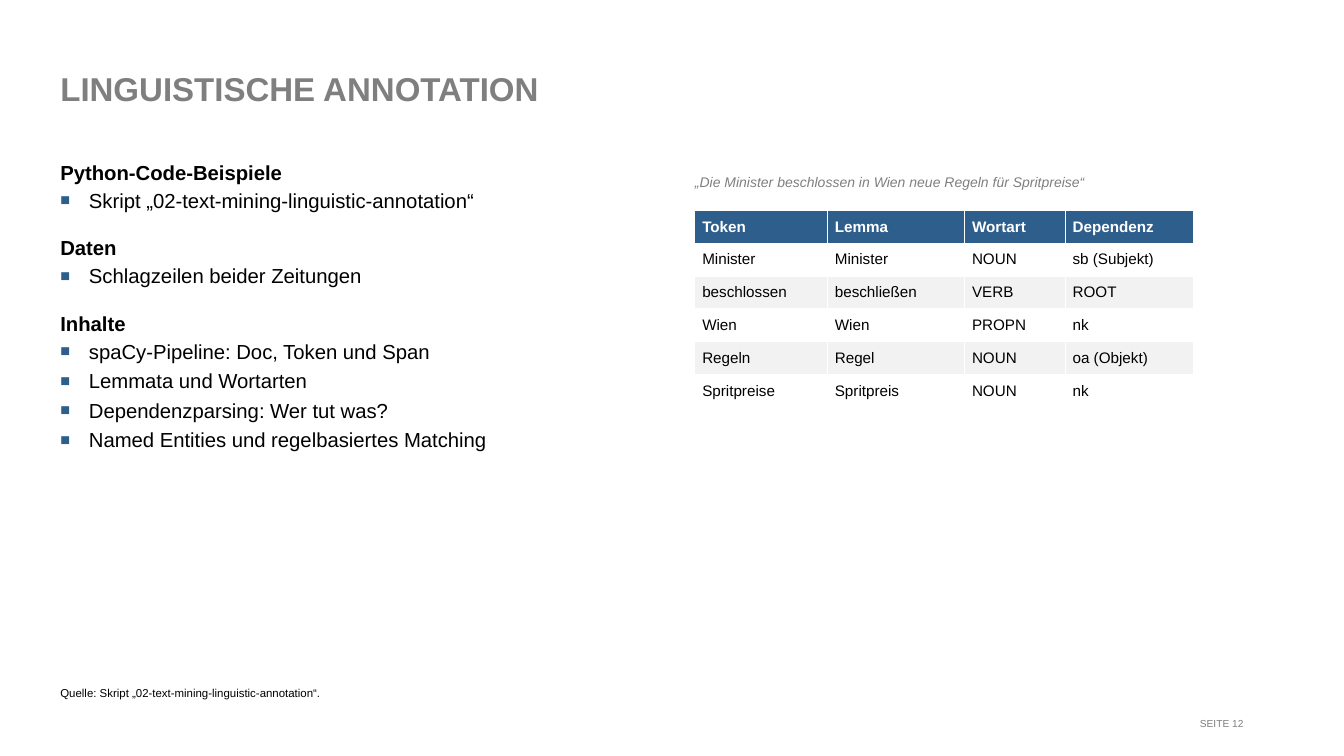
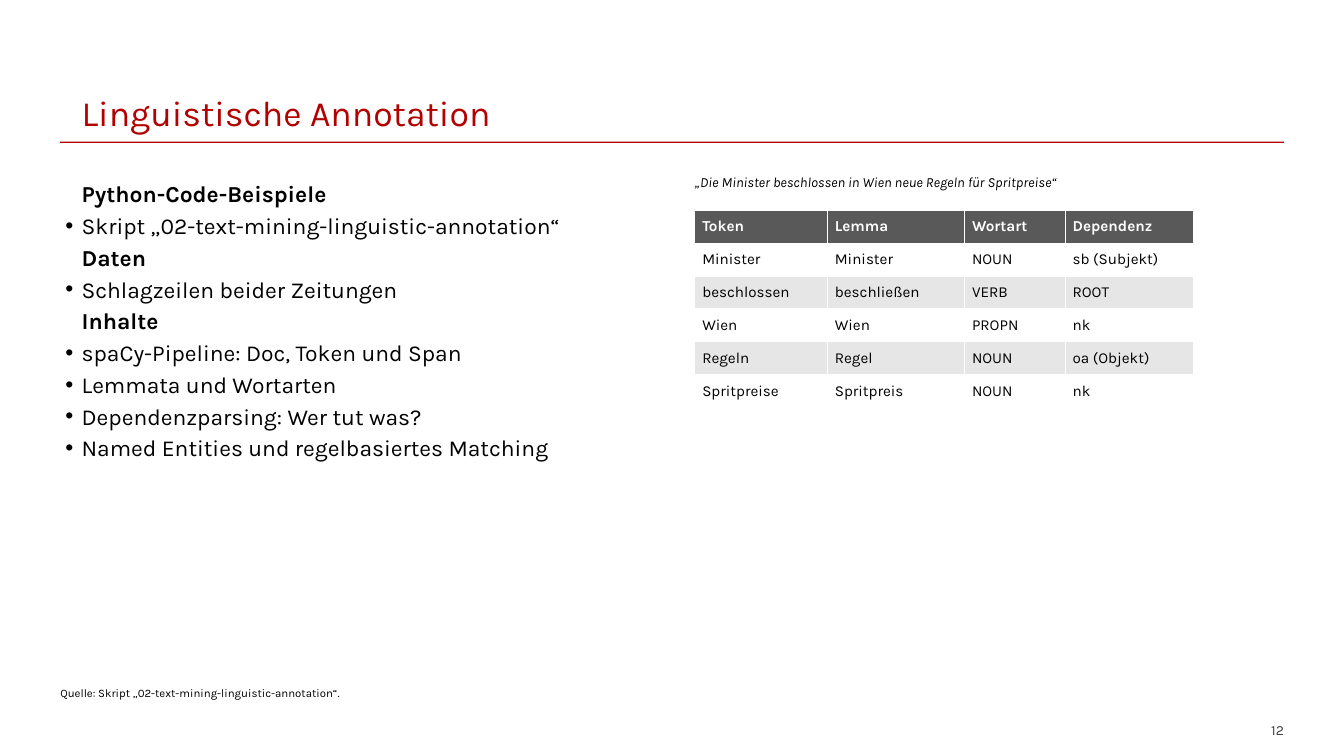
Before and after one commit to franzmohr/intro-text-mining-de, a slide deck: slide 12 of text-mining.odp. Drawn at 1344x756 pixels with LibreOffice and Linux fonts; fonts in the diff are those of the drawing. Boxes give left, top, right and bottom in pixels: in the first picture for what was removed or moved away, otherwise in the second. Text is boxed around its words. In the diff, an @@ line names an element or a change of style, - is before the commit and + after.

```diff
--- a/text-mining.odp
+++ b/text-mining.odp
@@ title "Linguistische Annotation" at <box>82,101,490,134</box>: vertical alignment top to bottom @@
@@ title at <box>82,101,490,134</box>: text changed; size 26 to 28 pt; font Arial to Karla; text colour #7F7F7F to #B30000; bold off @@
-LINGUISTISCHE ANNOTATION
+Linguistische Annotation
@@ line added from (60, 143) to (1284, 143), #B30000 0.99 pt @@
@@ text "„Die Minister beschlossen in Wien ..." at <box>695,177,1057,191</box>: font Arial to Karla, text colour #7F7F7F to #000000 @@
@@ text "Python-Code-Beispiele": place and size @@
-text "Python-Code-Beispiele" at <box>60,165,486,452</box>
+text "Python-Code-Beispiele" at <box>82,186,560,462</box>
@@ text "Python-Code-Beispiele" at <box>82,186,560,462</box>: size 16 to 18 pt, font Arial to Karla; indent changed; bullet ■ to •; bullet colour #2E5E8C to #000000; less space between paragraphs @@
@@ table at <box>695,210,1193,408</box> @@
@@ fill #2E5E8C to #595959 in row 1 @@
@@ fill #F2F2F2 to #E7E6E6 in 8 cells @@
@@ font Arial to Karla @@
@@ text "Quelle: Skript „02-text-mining-linguistic-annotation“." at <box>60,689,340,700</box>: font Arial to Karla @@
@@ page number at <box>1271,726,1284,735</box>: vertical alignment top to bottom @@
@@ page number at <box>1271,726,1284,735</box>: text changed; size 8 to 11 pt; font Arial to Karla; text colour #7F7F7F to #404040 @@
-SEITE 12
+12
```
Also in this commit, not shown: 25 other slides changed, 2 slides added, 2 slides removed.
